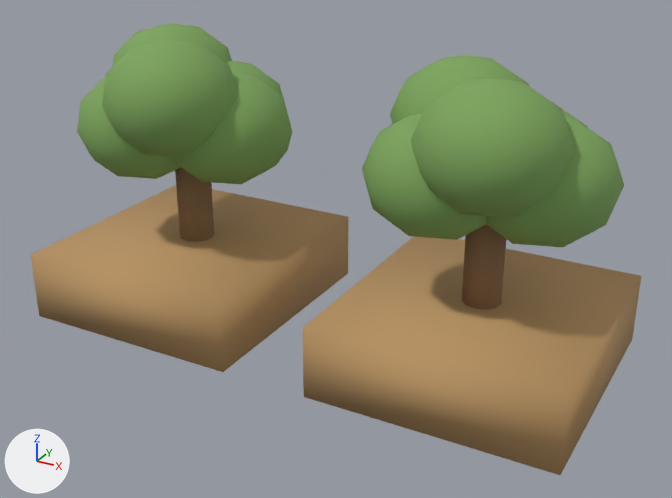
What one commit did to the glTF model public/models/prop-tree-nursery.glb.
Camera for both pictures: a 50 mm camera at (1.41, -2.51, 1.56) aimed at (0.06, -0.05, 0.33). Every picture has the same lights, and +X, +Y and +Z are marked at lower left. The picture after the commit comes second.

The older version as bpy lines, for what is in view:
```python
mat_leaf = principled_material('leaf')
mat_leaf.base_color = (0.2, 0.37, 0.105)  # green #7ca45b
mat_leaf.roughness = 0.87
me_cube = bpy.data.meshes.new('Cube')
me_cube.from_pydata(...)  # a box spanning x -0.4..0.4, y -0.43..0.43, z -0.12..0.12; a box spanning x 0.7..1.5, y -0.43..0.43, z -0.12..0.12
me_cube.materials.append(mat_wood)  # orange #bd9765
me_cylinder = bpy.data.meshes.new('Cylinder')
me_cylinder.from_pydata(...)  # 384 vertices, 728 faces; spans x -0.25..1.35, y -0.25..0.25, z -0.33..0.33
me_cylinder.materials.append(mat_bark)  # brown #866948
me_icosphere = bpy.data.meshes.new('Icosphere')
me_icosphere.from_pydata(...)  # 420 vertices, 800 faces; spans x -0.5..1.32, y -0.38..0.38, z -0.19..0.31
me_icosphere.materials.append(mat_leaf)  # green #7ca45b
ob_prop_tree_nursery_bark = bpy.data.objects.new('prop-tree-nursery_bark', me_cylinder)
ob_prop_tree_nursery_bark.location = (-0.55, 0.0, 0.333)
ob_prop_tree_nursery_leaf = bpy.data.objects.new('prop-tree-nursery_leaf', me_icosphere)
ob_prop_tree_nursery_leaf.location = (-0.393, 0.0, 0.665)
ob_prop_tree_nursery_wood = bpy.data.objects.new('prop-tree-nursery_wood', me_cube)
ob_prop_tree_nursery_wood.location = (-0.55, 0.0, 0.12)
```
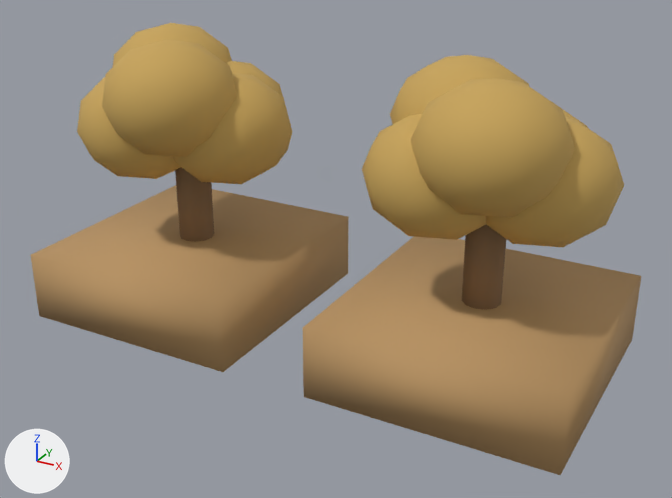
Pixel boxes (x1, y1, x2, y2) of what changed, in the pictures (672 x 498 px):
'prop-tree-nursery_leaf', recoloured (green to orange): (77, 23, 624, 247) in both

Edits to the bpy script that builds the scene:
```text
Change mat_leaf:
    mat_leaf.base_color: (0.2, 0.37, 0.105) -> (0.57, 0.37, 0.1)  # green #7ca45b -> orange #c7a459
```
